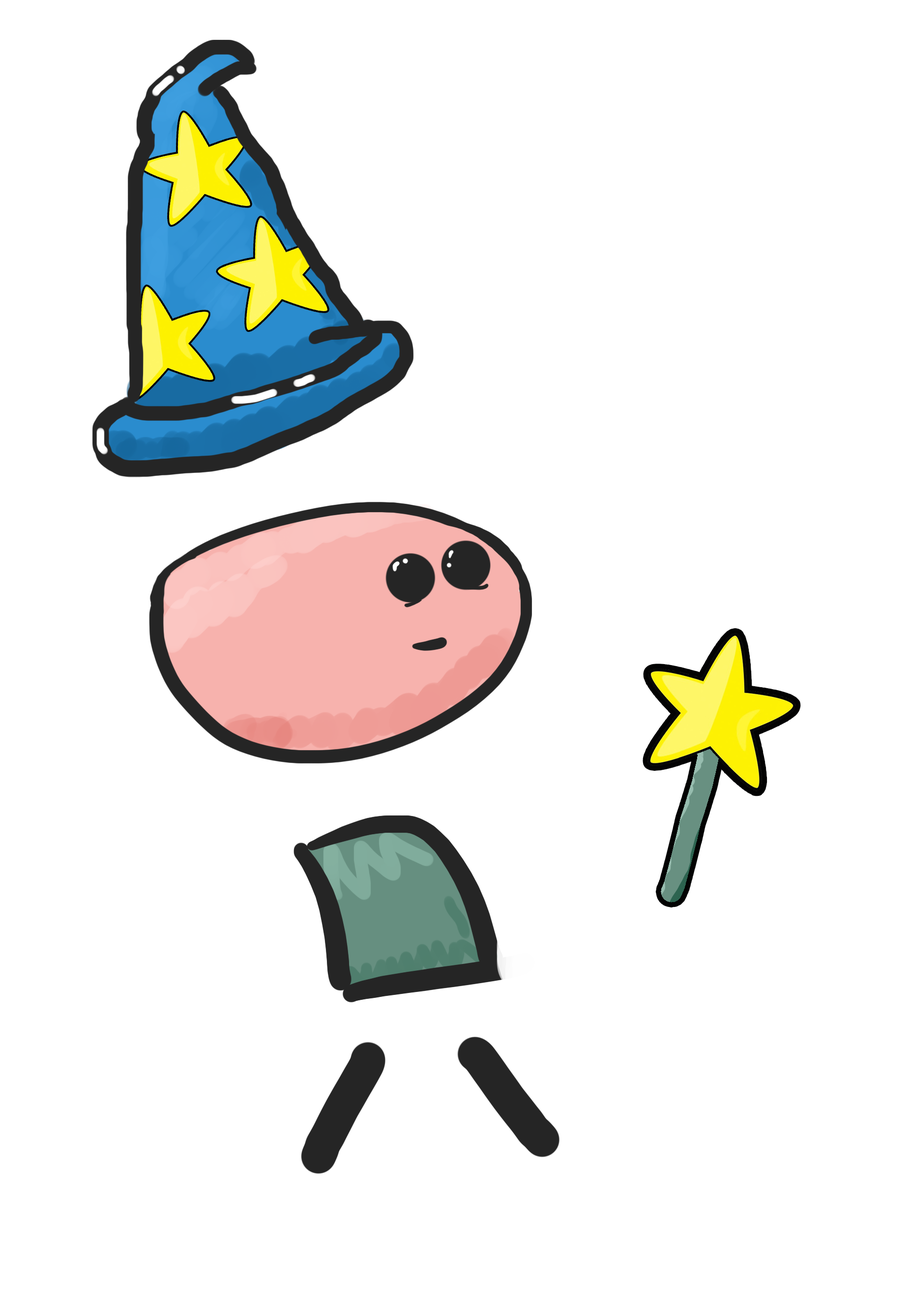
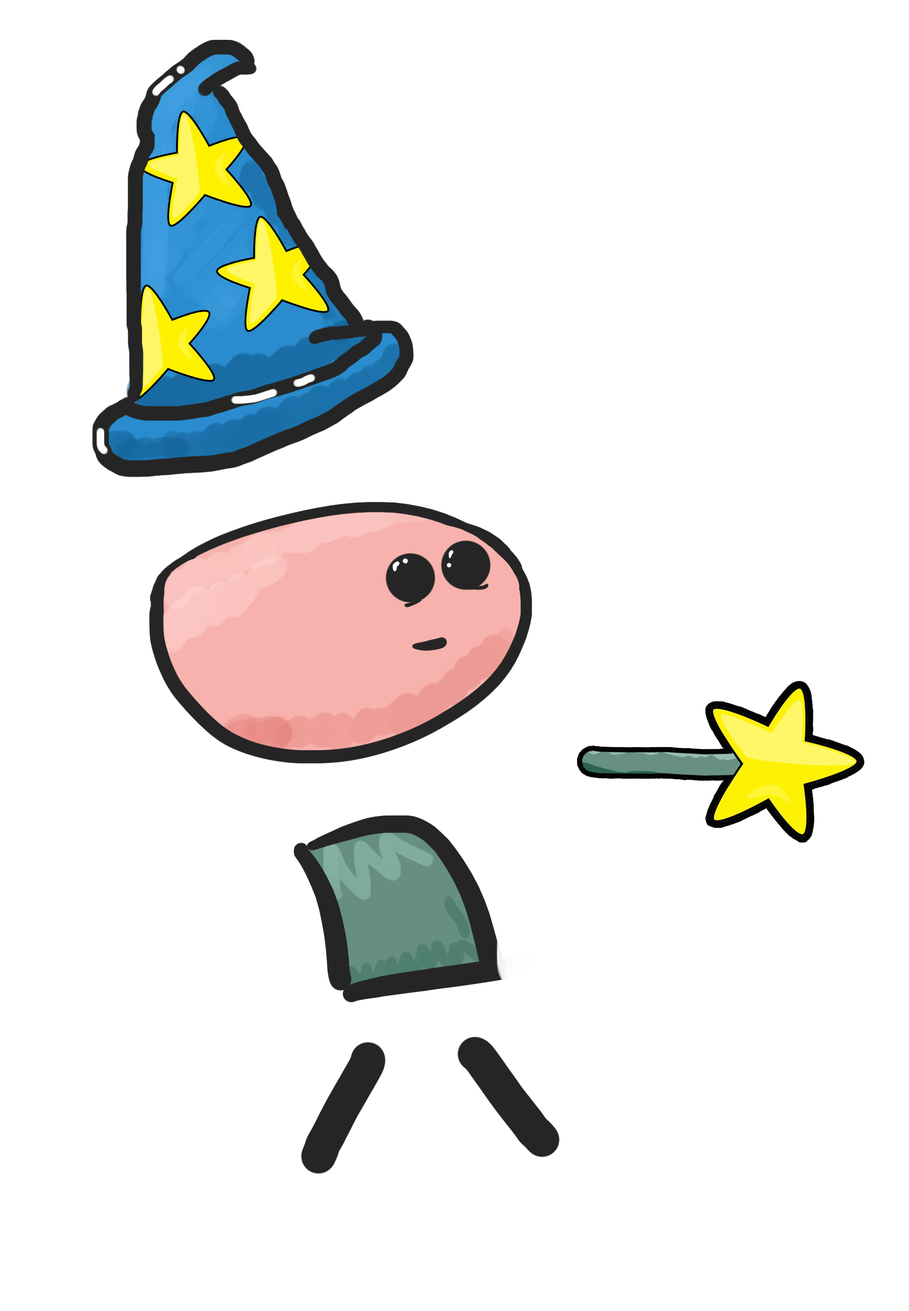
Revision of a layered 909x1311 image; what changed, layer by layer:
painted on "Wand" over 581, 633, 860, 903
